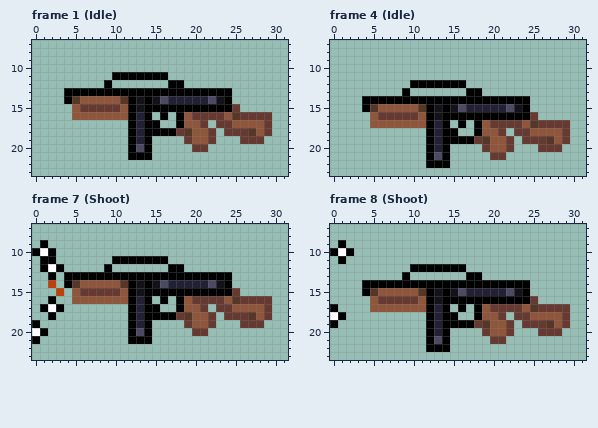
Pixel-art file -- pokemon gone mad/Assets/Resources/Sprites/Weapons/Machinegun.aseprite. That is the earlier state.
32x32 pixels, 8 frames. Shown: frame 1 (Idle): x 0..31, y 7..23; frame 4 (Idle): x 0..31, y 7..23; frame 7 (Shoot): x 0..31, y 7..23; frame 8 (Shoot): x 0..31, y 7..23. The commit also changed other frames, which this record leaves out.
The same view after the edit:
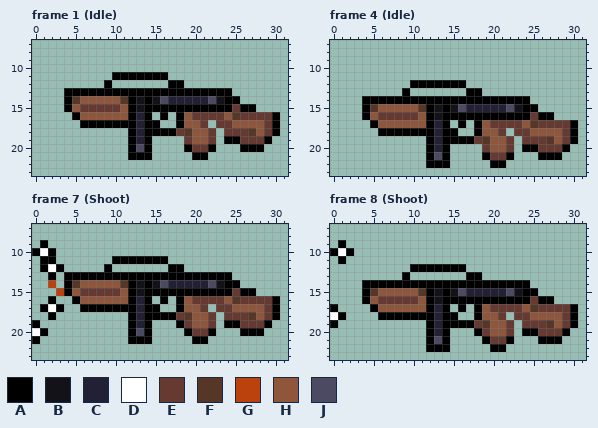
Palette (. is transparent): A #000000  B #121218  C #222034  D #ffffff  E #663931  F #563626  G #bc420d  H #8f563b  J #4c4963
Changes in this commit:
Frame 1 (Idle):
There is now colour A in row 14 at x 25; in row 15 at x 4 and 26 to 27; in row 16 at x 30; in row 17 at x 6 to 11 and 30; in row 18 at x 30; in row 19 at x 24 to 25 and 29.
There is now colour A in row 20 at x 19, 22 and 26 to 28; in row 21 at x 20 to 21.
The edit turns colour H into colour A in row 16 at x 5.
Frame 4 (Idle):
There is now colour A in row 15 at x 25; in row 16 at x 4 and 26 to 27; in row 17 at x 30; in row 18 at x 6 to 11 and 30; in row 19 at x 30; in row 20 at x 24 to 25 and 29.
There is now colour A in row 21 at x 19, 22 and 26 to 28; in row 22 at x 20 to 21.
The edit turns colour H into colour A in row 17 at x 5.
Frame 7 (Shoot):
There is now colour A in row 14 at x 25; in row 15 at x 4 and 26 to 27; in row 16 at x 30; in row 17 at x 6 to 11 and 30; in row 18 at x 30; in row 19 at x 18, 24 to 25 and 29.
There is now colour A in row 20 at x 19, 22 and 26 to 28; in row 21 at x 20 to 21.
The edit turns colour H into colour A in row 16 at x 5.
Frame 8 (Shoot):
There is now colour A in row 15 at x 25; in row 16 at x 4 and 26 to 27; in row 17 at x 30; in row 18 at x 6 to 11 and 30; in row 19 at x 30; in row 20 at x 18, 24 to 25 and 29.
There is now colour A in row 21 at x 19, 22 and 26 to 28; in row 22 at x 20 to 21.
The edit turns colour H into colour A in row 17 at x 5.
